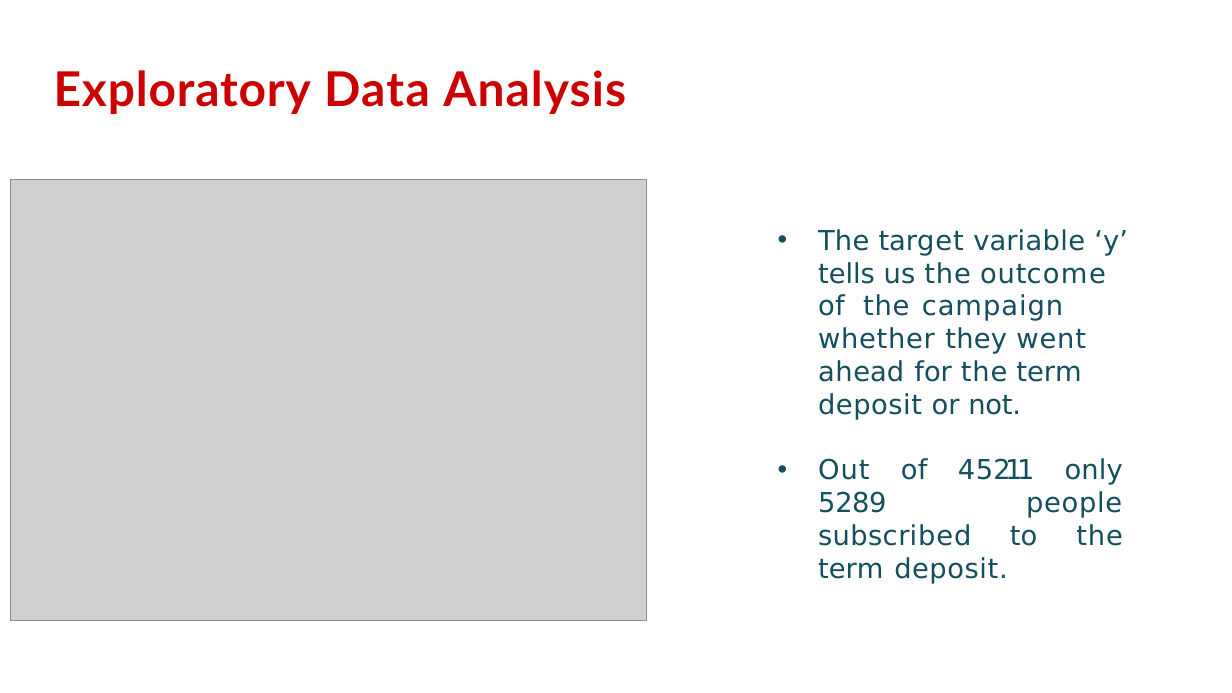
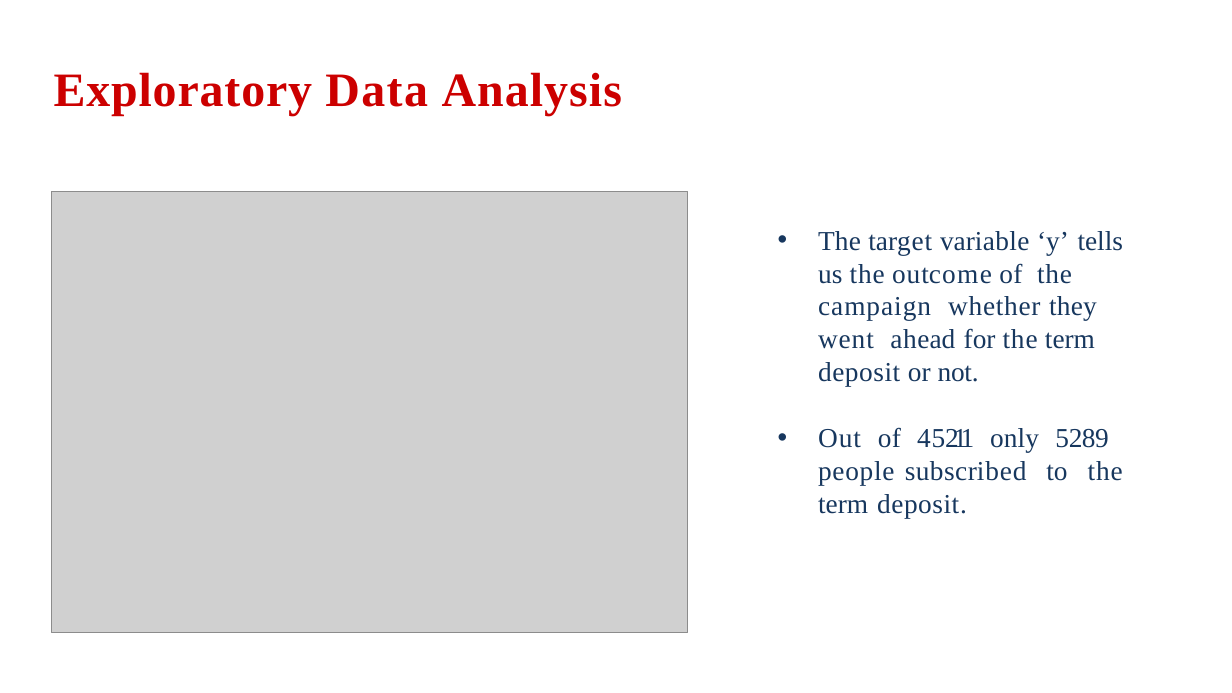
Before and after one commit to AnnayanB/SupervisedML_BankMarketingCampaigns, a slide deck: slide 5 of Presentation-Bank Marketing Effectiveness Prediction.pptx.pptx. Drawn at 1232x693 pixels with LibreOffice and Linux fonts; fonts in the diff are those of the drawing; grey boxes stand for pictures; background and template pictures are left out. Boxes give left, top, right and bottom in pixels: in the first picture for what was removed or moved away, otherwise in the second. Text is boxed around its words. In the diff, an @@ line names an element or a change of style, - is before the commit and + after.

```diff
--- a/Presentation-Bank Marketing Effectiveness Prediction.pptx.pptx
+++ b/Presentation-Bank Marketing Effectiveness Prediction.pptx.pptx
@@ title "Exploratory Data Analysis" at box(54, 72, 622, 116): font Lato to Times New Roman @@
@@ picture: place and size @@
-picture at box(10, 180, 647, 621)
+picture at box(52, 191, 689, 632)
@@ text "The target variable ‘y’ tells ..." at box(818, 231, 1123, 518): font DejaVu Sans to Times New Roman, text colour #134F5C to #17375E @@
```
Also in this commit, not shown: 17 other slides changed, 9 slides added, 4 slides removed.
